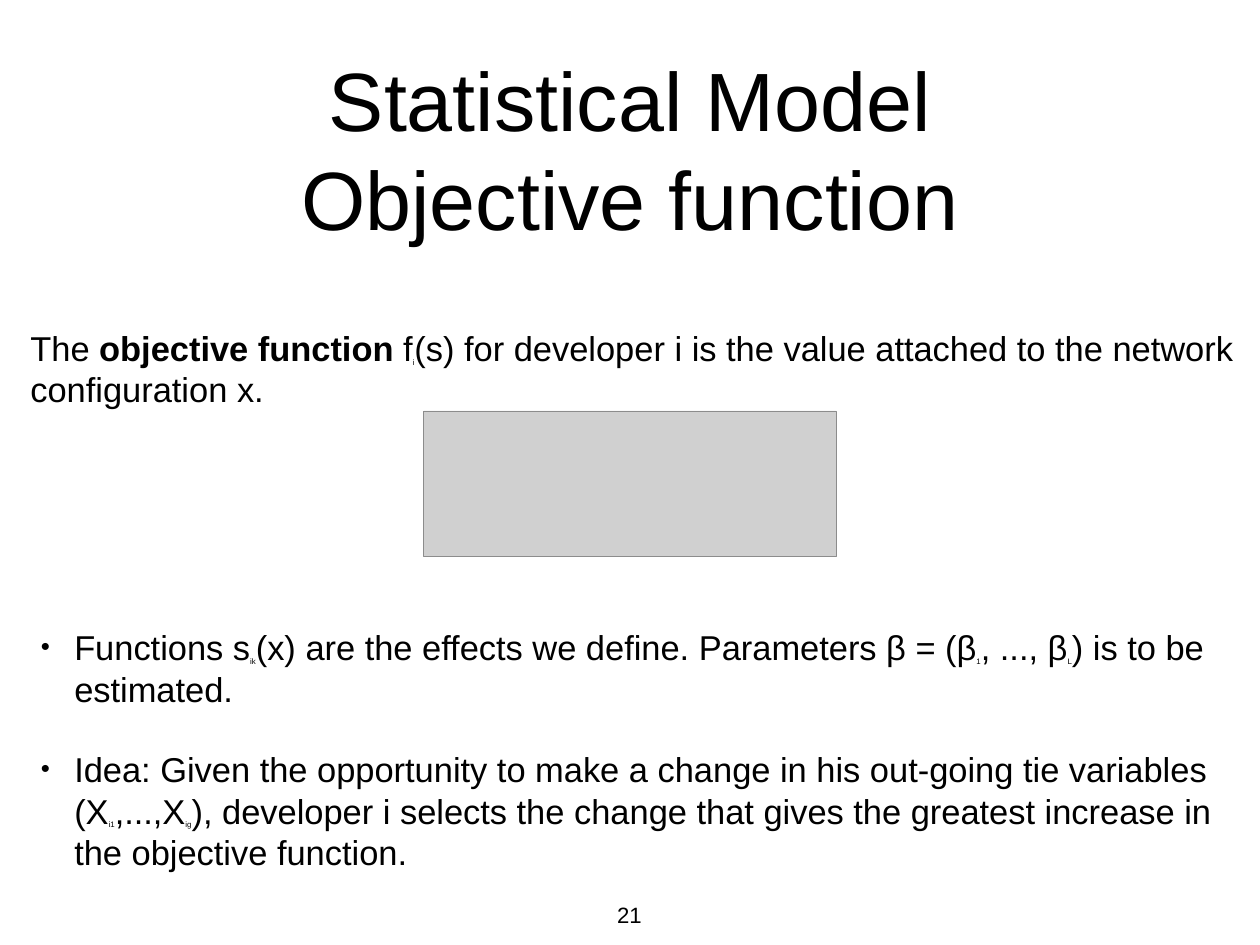
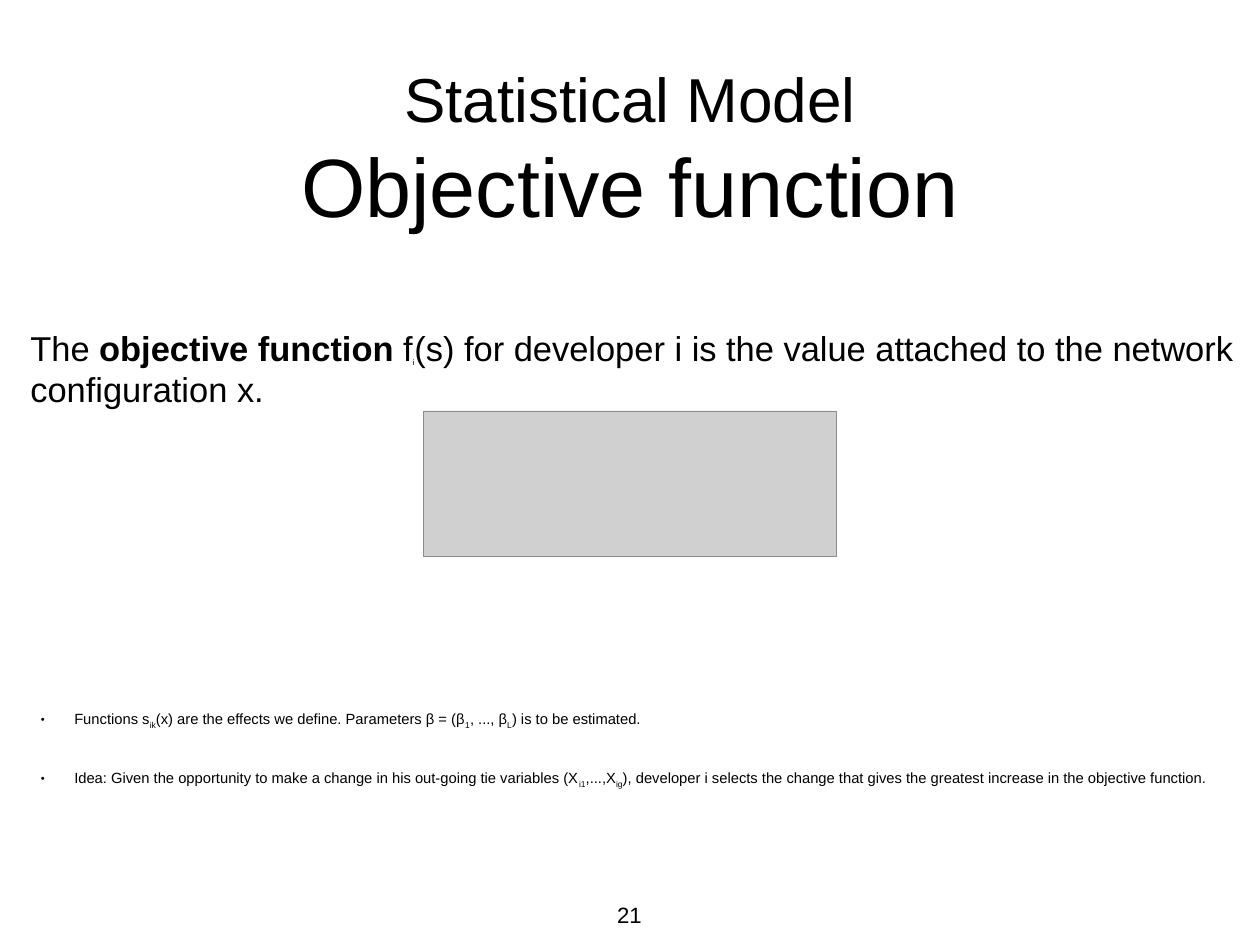
Before and after one commit to azarbakht/prelim, a slide deck: slide 21 of slides/prelim_presentation.pptx. Drawn at 1260x945 pixels with LibreOffice and Linux fonts; fonts in the diff are those of the drawing; grey boxes stand for pictures. Boxes give left, top, right and bottom in pixels: in the first picture for what was removed or moved away, otherwise in the second. Text is boxed around its words. In the diff, an @@ line names an element or a change of style, - is before the commit and + after.

```diff
--- a/slides/prelim_presentation.pptx
+++ b/slides/prelim_presentation.pptx
@@ title "Statistical Model Objective function" at [301,77,958,232]: size 67.2 to 50.4 pt in "Statistical Model" @@
@@ text "Functions sik(x) are the effects ...": place and size @@
-text "Functions sik(x) are the effects ..." at [74,635,1211,871]
+text "Functions sik(x) are the effects ..." at [74,713,1206,786]
@@ text "Functions sik(x) are the effects ..." at [74,713,1206,786]: size 28 to 12 pt; size 11 to 12 pt, now subscript in "sik(x) (β1, βL)", "(Xi1,...,Xig)," @@
```
Also in this commit, not shown: 6 other slides changed, 5 other files.
